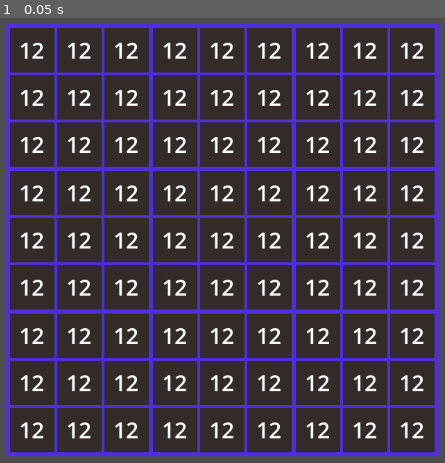
Above: before the commit, frame 1.
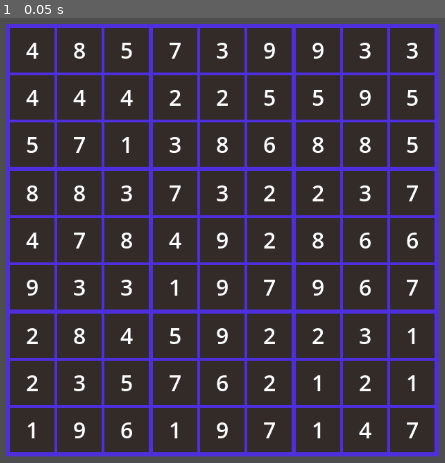
Above: after the commit, the same moment.

Repository: niceWizzard/Zudoku
Game: Godot game, scene res://main.tscn
Same seed, same stepped clock (60 frames per second), same inputs: the game is played once before the commit and once after it. Before the commit the project has no main scene; this scene is started directly in both runs.
Inputs:
- Up to frame 1 (0.05 s): no input

The runs differ from the first frame. In frame 1, 9.4% of the frame differs, in the area x 4-96%, y 5-95%.

Commit message:
Randomized the grid

Diff:
--- a/main.gd
+++ b/main.gd
@@ -1,11 +1,22 @@
 extends Node2D
 
+@export var main_grid: GridContainer
 
-# Called when the node enters the scene tree for the first time.
+static var possible_values := range(1,10)
+static var tile_view_map := TileViewMap.new()
+
 func _ready():
-	pass # Replace with function body.
+	# Get all the tileviews
+	var main_grid_c := main_grid.get_children()
+	for main_grid_col in main_grid_c.size():
+		var tile_group := main_grid_c[main_grid_col].get_children()
+		for tile_group_index in tile_group.size():
+			var tile_view := tile_group[tile_group_index]
+			var x := (main_grid_col % 3)*3 + (tile_group_index % 3)
+			var y := (main_grid_col / 3)*3 + ( tile_group_index / 3)
+			tile_view_map.put(x,y, tile_view)
 
-
-# Called every frame. 'delta' is the elapsed time since the previous frame.
-func _process(delta):
-	pass
+	for y in range(9):
+		for x in range(9):
+			var tile_view := tile_view_map.get_tile(x,y)
+			tile_view.value = possible_values.pick_random()
--- a/main.tscn
+++ b/main.tscn
@@ -1,11 +1,14 @@
-[gd_scene load_steps=3 format=3 uid="uid://kls4jfercssy"]
+[gd_scene load_steps=4 format=3 uid="uid://kls4jfercssy"]
 
 [ext_resource type="PackedScene" uid="uid://0i0m6jeakc54" path="res://tile_view.tscn" id="1_124u2"]
+[ext_resource type="Script" path="res://main.gd" id="1_iq2ee"]
 
 [sub_resource type="StyleBoxFlat" id="StyleBoxFlat_0kyrk"]
 bg_color = Color(0.310216, 0.186113, 0.863085, 1)
 
-[node name="Main" type="Node2D"]
+[node name="Main" type="Node2D" node_paths=PackedStringArray("main_grid")]
+script = ExtResource("1_iq2ee")
+main_grid = NodePath("CanvasLayer/Control/Panel/MarginContainer/MainGrid")
 
 [node name="CanvasLayer" type="CanvasLayer" parent="."]
 
--- a/project.godot
+++ b/project.godot
@@ -11,6 +11,7 @@
 [application]
 
 config/name="Zudoku"
+run/main_scene="res://main.tscn"
 config/features=PackedStringArray("4.2", "GL Compatibility")
 config/icon="res://icon.svg"
 
--- /dev/null
+++ b/tile_view.gd
@@ -0,0 +1,10 @@
+extends PanelContainer
+class_name TileView
+
+@export var label : Label
+
+var value : int = 0:
+	set(value):
+		if value < 1 or value > 9:
+			push_error("Value must be between 1 and 9")
+		label.text = str(value)
--- a/tile_view.tscn
+++ b/tile_view.tscn
@@ -1,4 +1,6 @@
-[gd_scene load_steps=3 format=3 uid="uid://0i0m6jeakc54"]
+[gd_scene load_steps=4 format=3 uid="uid://0i0m6jeakc54"]
+
+[ext_resource type="Script" path="res://tile_view.gd" id="1_tqpbu"]
 
 [sub_resource type="StyleBoxFlat" id="StyleBoxFlat_nqgb5"]
 bg_color = Color(0.195416, 0.16778, 0.153665, 1)
@@ -7,7 +9,7 @@
 line_spacing = 0.0
 font_size = 32
 
-[node name="PanelContainer" type="PanelContainer"]
+[node name="PanelContainer" type="PanelContainer" node_paths=PackedStringArray("label")]
 custom_minimum_size = Vector2(64, 64)
 anchors_preset = 8
 anchor_left = 0.5
@@ -21,6 +23,8 @@
 grow_horizontal = 2
 grow_vertical = 2
 theme_override_styles/panel = SubResource("StyleBoxFlat_nqgb5")
+script = ExtResource("1_tqpbu")
+label = NodePath("MarginContainer/Label")
 
 [node name="MarginContainer" type="MarginContainer" parent="."]
 layout_mode = 2
--- /dev/null
+++ b/tile_view_map.gd
@@ -0,0 +1,19 @@
+## A class to store the 9x9 tileview of the sudoku board
+extends Object
+class_name TileViewMap
+
+var tile_map : Dictionary = {}
+
+
+func put(x: int, y: int, value: TileView) -> void:
+	## Puts a TileView object at the specified x and y coordinates
+	var key = str(x, ":", y)
+	if tile_map.has(key):
+		push_error("TileView already exists at this location. ",key)
+	tile_map[key] = value
+
+func get_tile(x: int, y: int) -> TileView:
+	var key = str(x, ":", y)
+	if not tile_map.has(key):
+		push_error("TileView does not exist at this location. ",key)
+	return tile_map[key]
